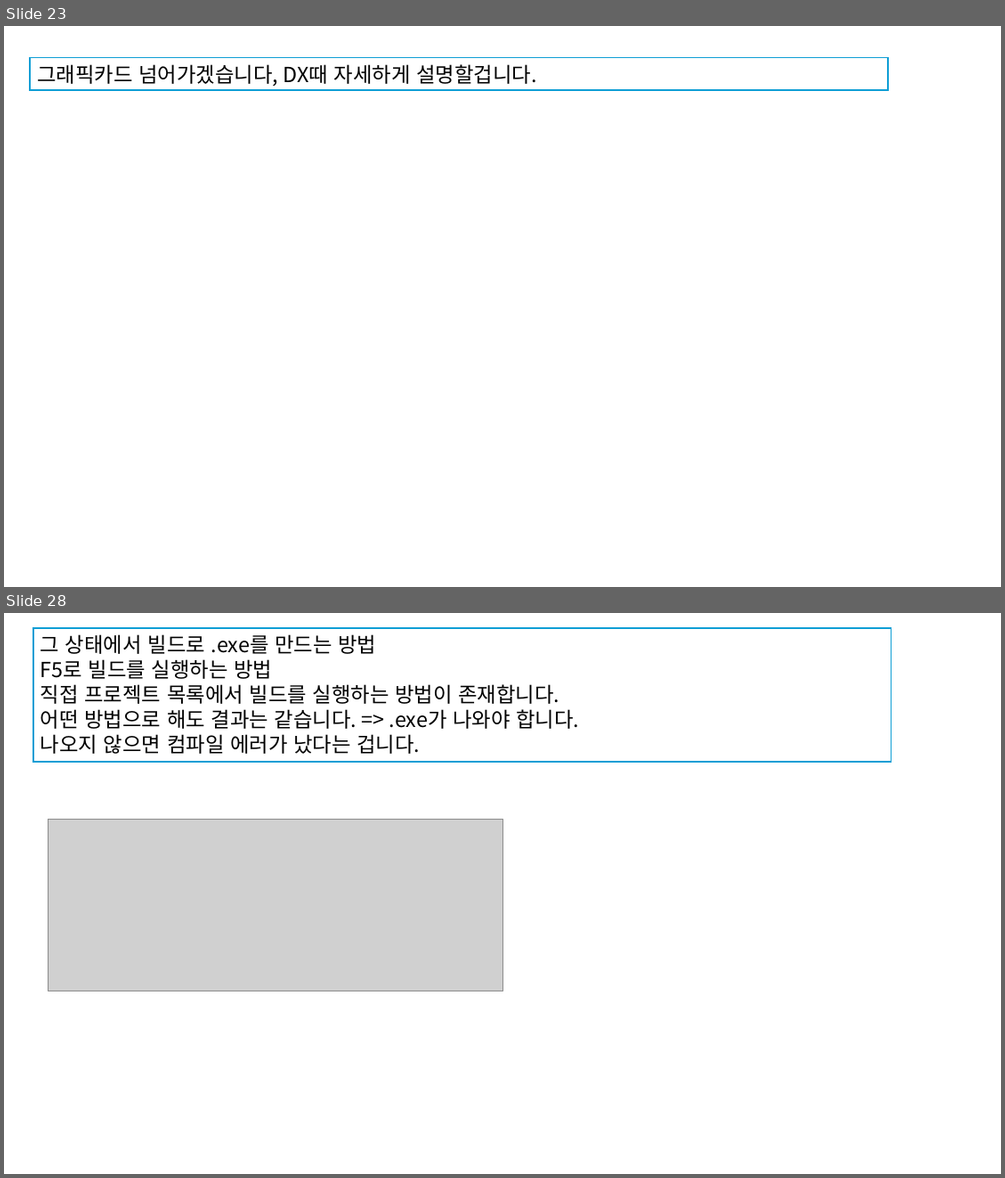
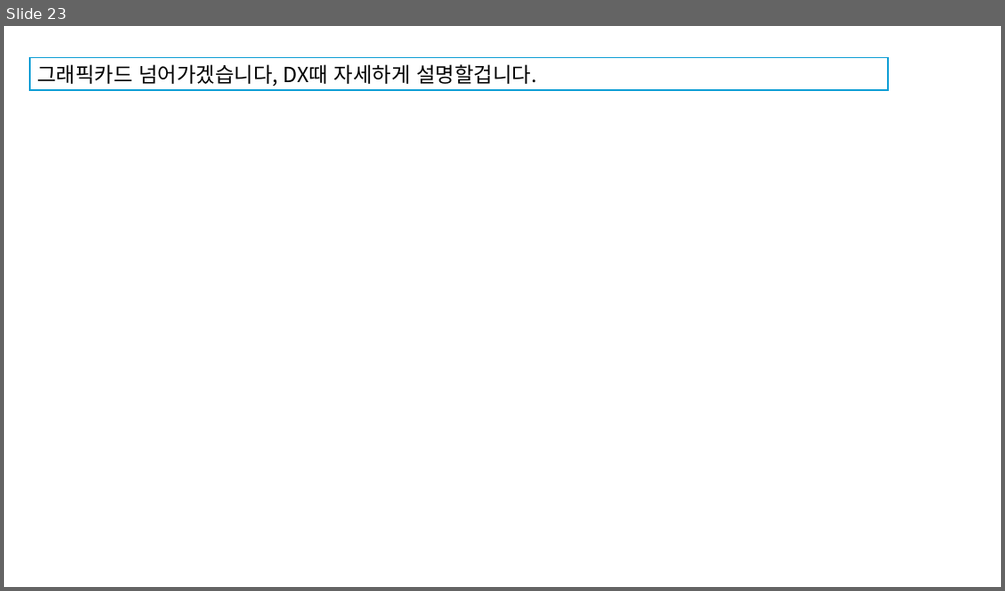
Before and after one commit to JaeSuGang/AssortRockAssignment, a slide deck: DOC/240910_프로젝트만들기.pptx. Shown one above the other, each under a label of ours: slides 23 and 28 before the commit, slide 23 after it; the slides between them are not shown. The pictures are 1005x1178 and 1005x591 pixels, drawn with LibreOffice and Linux fonts; fonts in the diff are those of the drawing; grey boxes stand for pictures. Boxes give left, top, right and bottom in pixels: in the first picture for what was removed or moved away, otherwise in the second. Text is boxed around its words. In the diff, an @@ line names an element or a change of style, - is before the commit and + after.

```diff
--- a/DOC/240910_프로젝트만들기.pptx
+++ b/DOC/240910_프로젝트만들기.pptx
@@ slide 28 removed at <box>4,613,1001,1174</box>, background #FFFFFF @@
@@ rectangle removed at <box>33,629,891,762</box> @@
-그 상태에서 빌드로 .exe를 만드는 방법
-F5로 빌드를 실행하는 방법
-직접 프로젝트 목록에서 빌드를 실행하는 방법이 존재합니다.
-어떤 방법으로 해도 결과는 같습니다. => .exe가 나와야 합니다.
-나오지 않으면 컴파일 에러가 났다는 겁니다.
@@ picture removed at <box>48,819,502,990</box> @@
```
Also in this commit, not shown: 11 other slides removed, 10 other files.
